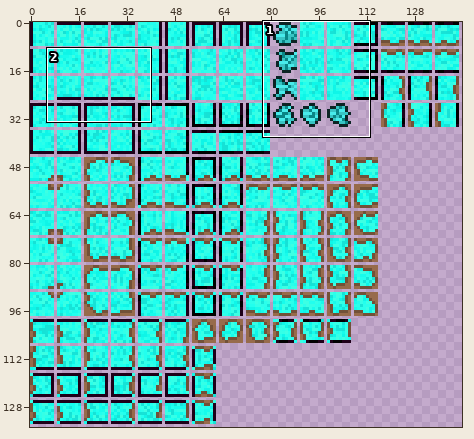
One commit to this sprite sheet: AssetsRaw/Textures/Tiles/DioliteOre.png. The picture above shows the old version from afar; the outline marks the close-up.
Close-up. The starting point:
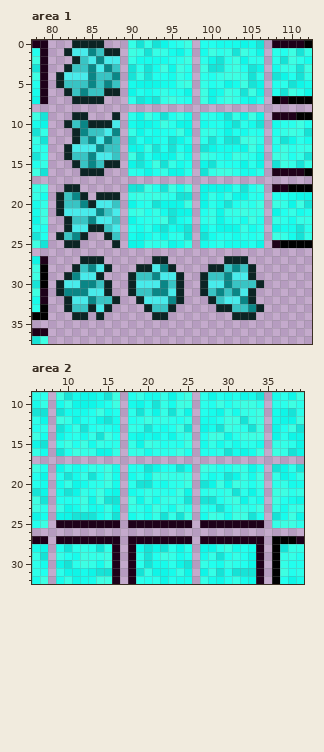
The file is 144x135 pixels. Shown: area 1: x 78..112, y 0..37; area 2: x 6..39, y 9..32.
Now the later version:
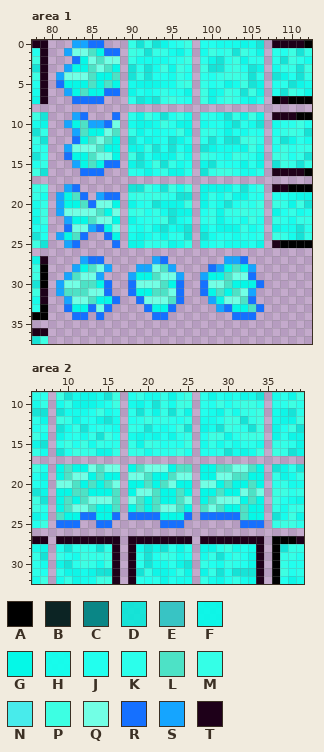
Palette (. is transparent): A #000000  B #0c2424  C #0a8686  D #00ebd9e1  E #38c4c4  F #00fdeaeb  G #05f8e7  H #10ffedf5  J #22ffee  K #2bffeb  L #4de2c6  M #34ffe7  N #48ebeb  P #3dffe3  Q #72ffe5  R #1570ff  S #15a5ff  T #1e0019
Difference:
Area 1:
y 0: x 83..86 BBBB -> SSRR
y 1: x 82..88 BNNCEBB -> SQQLGRR
y 2: x 83..88 BENCNN -> RGQLQQ
y 3: x 82..88 BEECNCE -> SGGLQLG
y 4: x 81..88 BNNNCEEC -> SQQQLGGL
y 5: x 81..88 BEEECECE -> RGGGLGLG
y 6: x 82..88 BECEEBB -> SGLGGRR
y 7: x 83..86 BBBB -> RRRR
y 9: x 83..84 BB -> SR; x 88 B -> R
y 10: x 82..88 BECBBBN -> SGLSSRQ
y 11: x 83..88 BCEENC -> SLGGQL
y 12: x 83..88 BECNCE -> RGLQLG
y 13: x 82..88 BNNNCEE -> SQQQLGG
y 14: x 82..88 BEECNNE -> RGGLQQG
y 15: x 83..88 BECEBB -> SGLGRR
y 16: x 84..86 BBB -> RRR
y 18: x 82..83 BB -> SR
y 19: x 81..84 BECB -> SGLR; x 86..88 BBB -> SRR
y 20: x 81..88 BEECBNNE -> SGGLRQQG
y 21: x 81..88 BNNNNCEN -> SQQQQLGQ
y 22: x 82..88 BEECNNE -> SGGLQQG
y 23: x 82..88 BNNBBEN -> RQQSRGQ
y 24: x 81..84 BECB -> SGLR; x 87..88 BE -> RG
y 25: x 82..83 BB -> SR; x 88 B -> R
y 27: x 84..86 BBB -> SRR; x 93..94 BB -> SR; x 102..104 BBB -> SSR
y 28: x 83..87 BECNB -> SGLQS; x 91..95 BBNCB -> SSQLS; x 100..105 BBECEB -> RSGLGS
y 29: x 82..86 BCNNB -> SLQQS; x 90..96 BEECNNB -> SGGLQQS; x 99..105 BEECNNB -> SGGLQQR
y 30: x 81..87 BNNCCEB -> SQQLLGR; x 90..96 BNNNCEB -> RQQQLGR; x 99..106 BNNCEEEB -> RQQLGGGR
y 31: x 81..87 BCCCNNB -> SLLLQQR; x 90..96 BEECCNB -> RGGLLQR; x 99..105 BECECNB -> RGLGLQS
y 32: x 82..88 BNNCEEB -> SQQLGGR; x 91..96 BNNNCB -> RQQQLR; x 100..105 BENNCB -> SGQQLR
y 33: x 82..87 BEEBNB -> RGGRQR; x 92..95 BEEB -> RGGR; x 101..106 BBEECB -> SRGGLR
y 34: x 83..84 BB -> RR; x 86 B -> R; x 93..94 BB -> RR; x 103..105 BBB -> RRR
Area 2:
y 18: x 9..16 FKHJMKPH -> GLGGQLQQ; x 18..25 JJDFJJDH -> GLQQQGLL; x 27..34 PMJJMMFJ -> GGLLQQLG
y 19: x 9..16 JDHMDJPH -> GLQQGLGG; x 18..25 HKFPPMMP -> QQLGGLQQ; x 27..34 KHJDFMHP -> GGQQLLGG
y 20: x 9..16 HMFHKKPH -> QQLGLGLQ; x 18..25 KDDJHKKP -> GGLGLQGG; x 27..34 DFPFPMJM -> QQGLGGLG
y 21: x 9..16 HDFMJPHF -> GGLLGGGL; x 18..25 HJMKKJPF -> GQQLGGLG; x 27..34 KMKMDKFK -> GGLGGQLQ
y 22: x 9..16 JJJPFPDD -> GLGLQQQL; x 18..25 PFMHMMKD -> QLGLGGLQ; x 27..34 DDJMPFKH -> GLQQQGLG
y 23: x 9..16 MFHMHHMF -> GLQQLGGL; x 18..25 MKHPKHPK -> GLGLQQLG; x 27..34 KJDJMMKP -> LQLGGLGG
y 24: x 9..16 FFDDDHKD -> LGGRRGGR; x 18..25 HKHMDMDP -> RRRRGGGR; x 27..34 HPMHPPDJ -> RRRRRLGG
y 25: x 9..16 TTTTTTTT -> RRR..RR.; x 18..25 TTTTTTTT -> ....RRR.; x 27..34 TTTTTTTT -> .....RRR
Pixel boxes of the changes (left, top, right, bottom) in both close-ups:
changed: (56, 40, 264, 320)
changed: (56, 464, 264, 528)
